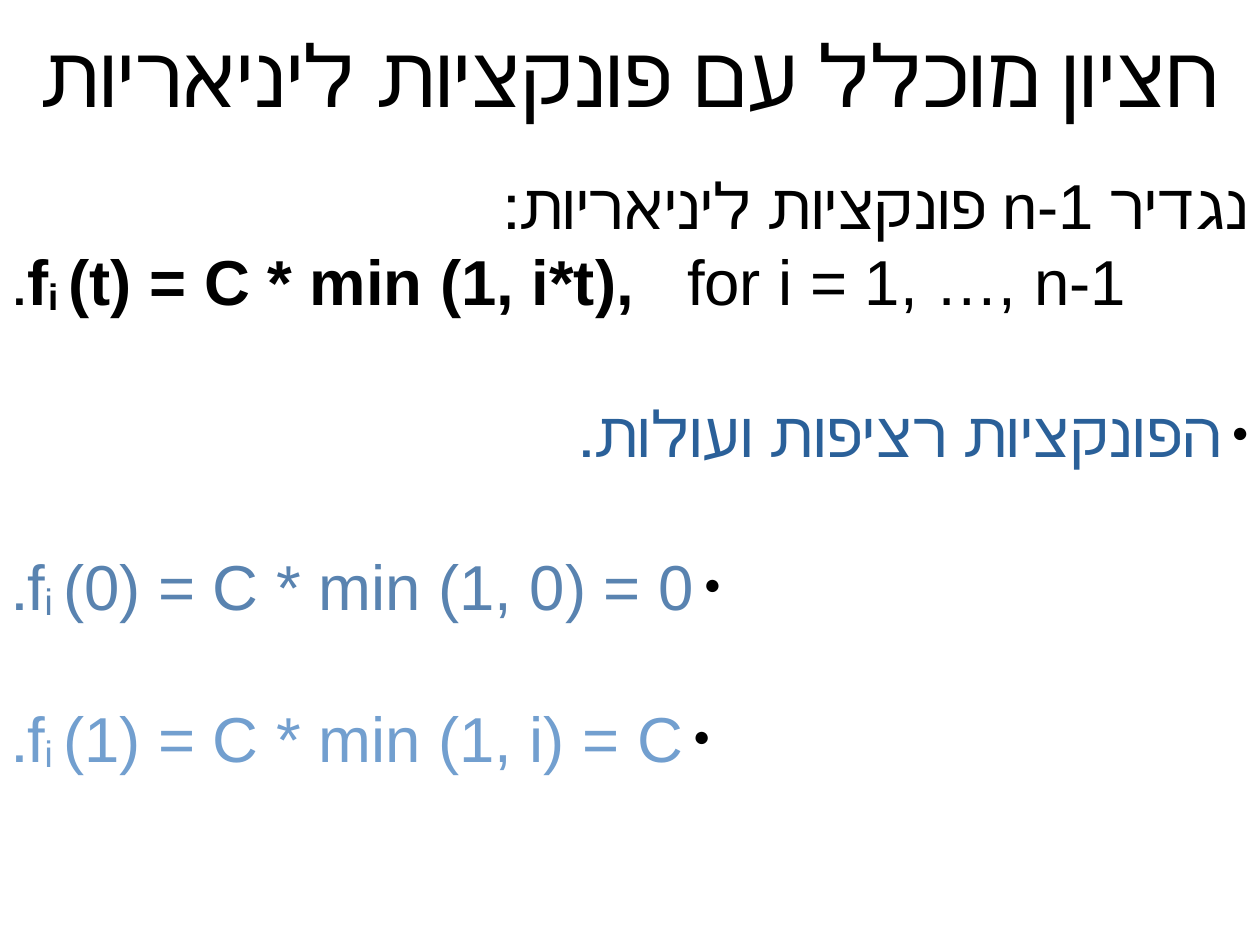
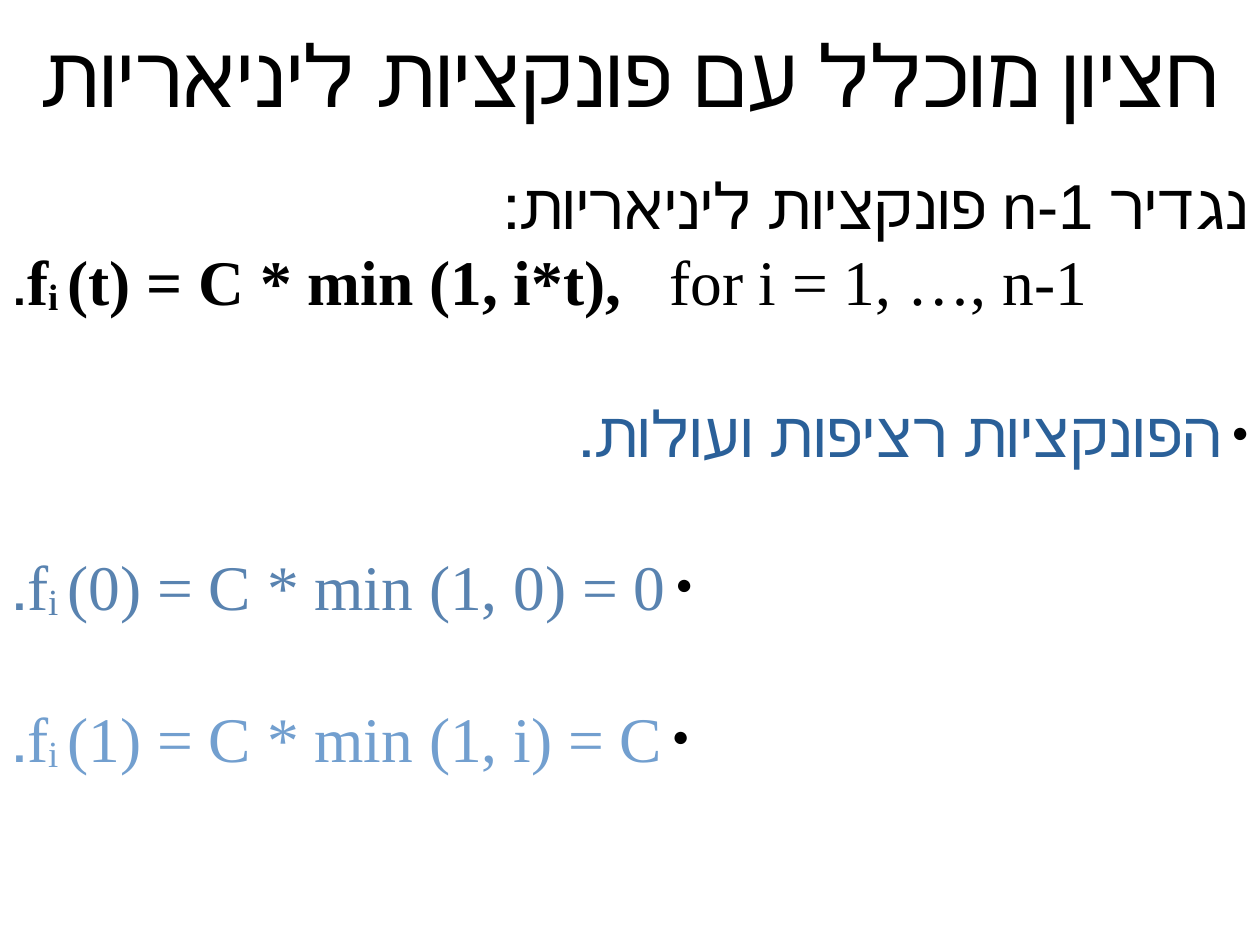
Before and after one commit to erelsgl-at-ariel/algorithms-5783, a slide deck: slide 16 of 09-budget-aggregation/slides.odp. Drawn at 1260x945 pixels with LibreOffice and Linux fonts; fonts in the diff are those of the drawing. Boxes give left, top, right and bottom in pixels: in the first picture for what was removed or moved away, otherwise in the second. Text is boxed around its words. In the diff, an @@ line names an element or a change of style, - is before the commit and + after.

```diff
--- a/09-budget-aggregation/slides.odp
+++ b/09-budget-aggregation/slides.odp
@@ text at (x1=68, y1=260, x2=1087, y2=774): font Arial to Times New Roman in "fi (t) = C * min (1, ...", "fi (0) = C * min (1, ...", "fi (1) = C * min (1, ..." @@
```
Also in this commit, not shown: 7 other slides changed, 6 other files.
